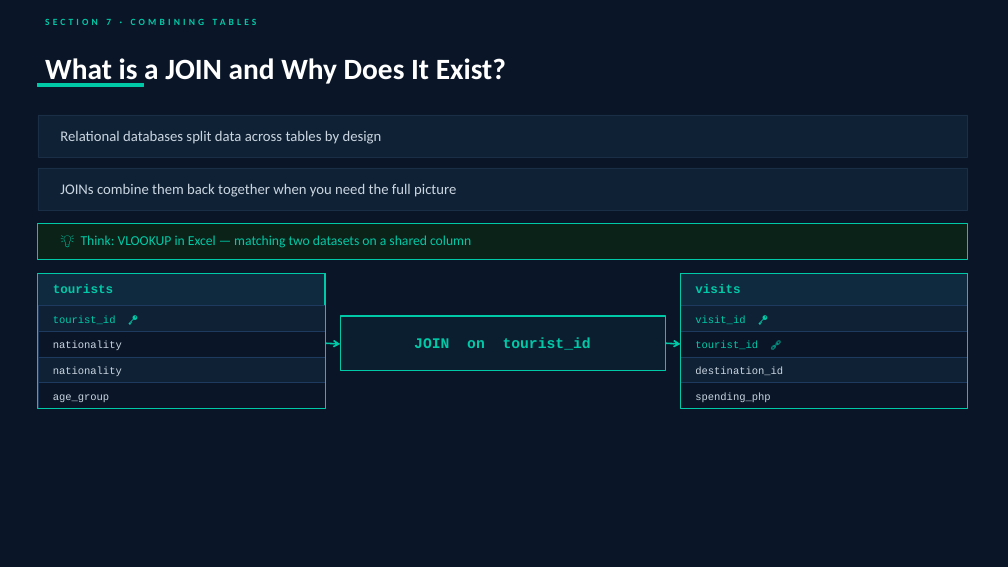
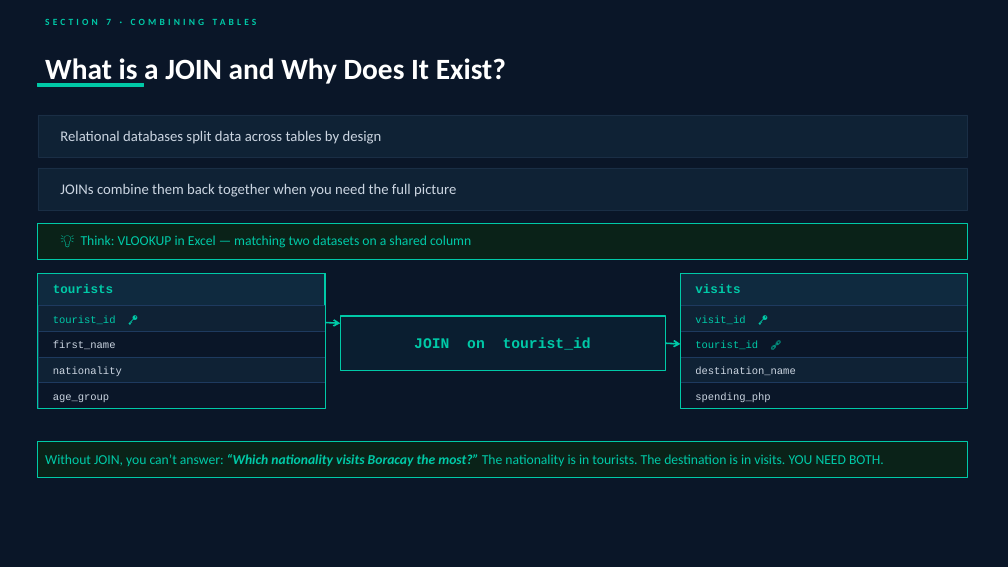
Before and after one commit to rachellvinculado/sql-seminar-nsm2026, a slide deck: slide 28 of SQL_Seminar_Deck_102026.pptx (slide 35 before the commit). Drawn at 1008x567 pixels with LibreOffice and Linux fonts; fonts in the diff are those of the drawing. Boxes give left, top, right and bottom in pixels: in the first picture for what was removed or moved away, otherwise in the second. Text is boxed around its words. In the diff, an @@ line names an element or a change of style, - is before the commit and + after.

```diff
--- a/SQL_Seminar_Deck_102026.pptx
+++ b/SQL_Seminar_Deck_102026.pptx
@@ arrow moved from (325, 343) - (340, 344) to (325, 323) - (340, 324) @@
@@ text at (x1=53, y1=341, x2=116, y2=349): text changed @@
-nationality
+first_name
@@ text at (x1=695, y1=367, x2=795, y2=375): text changed @@
-destination_id
+destination_name
@@ rectangle added at (x1=38, y1=442, x2=968, y2=478), fill #0A2218, outline #00C9A7 0.6 pt @@
@@ text added at (x1=45, y1=454, x2=884, y2=466), 13 pt, text #00C9A7 @@
+Without JOIN, you can’t answer: “Which nationality visits Boracay the most?” The nationality is in tourists. The destination is in visits. YOU NEED BOTH.
```
Also in this commit, not shown: 17 other slides changed, 7 slides removed, 1 other file.
